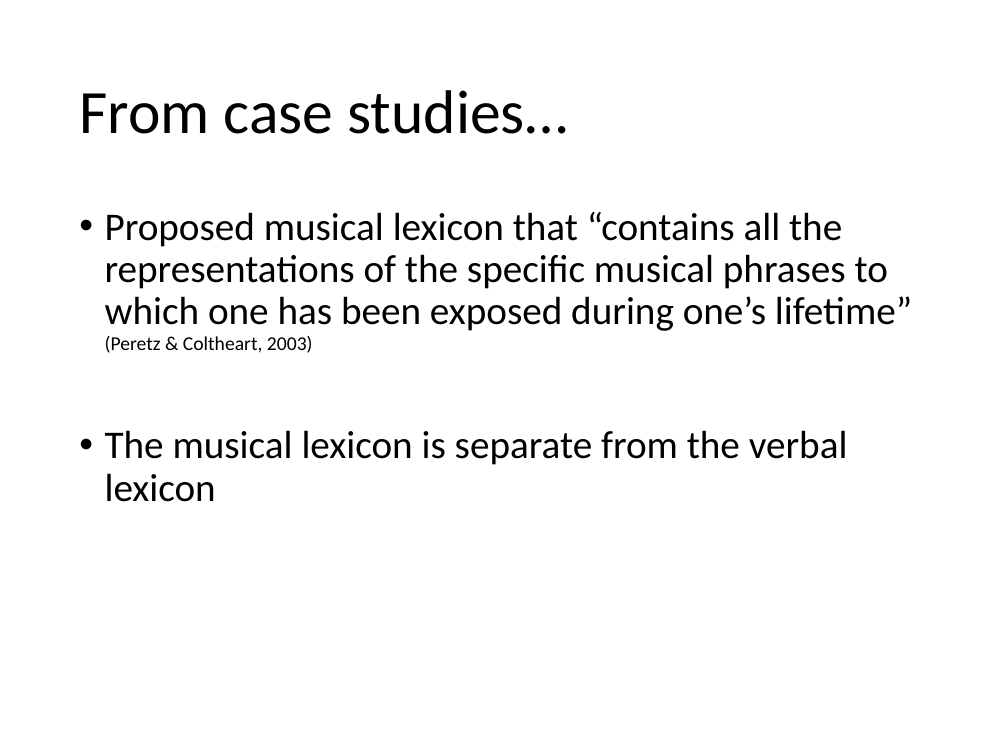
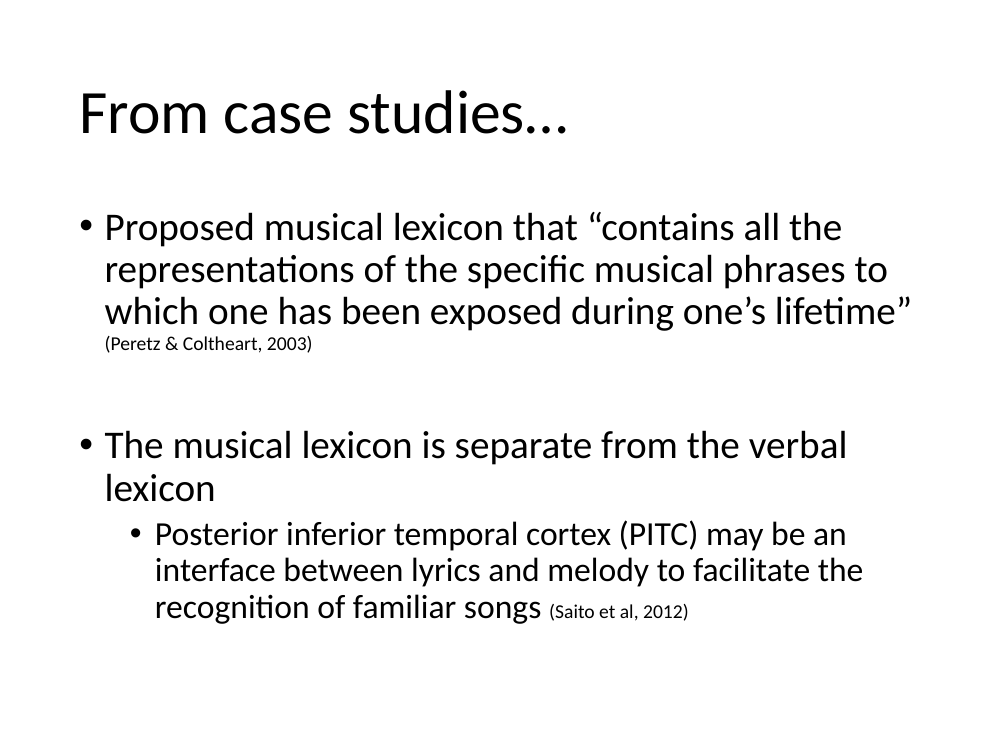
Before and after one commit to asternin/PhDProject, a slide deck: slide 3 of Meetings/2017.05.10-Grahn+KohlerPresentation.pptx. Drawn at 1008x756 pixels with LibreOffice and Linux fonts; fonts in the diff are those of the drawing. Boxes give left, top, right and bottom in pixels: in the first picture for what was removed or moved away, otherwise in the second. Text is boxed around its words. In the diff, an @@ line names an element or a change of style, - is before the commit and + after.

```diff
--- a/Meetings/2017.05.10-Grahn+KohlerPresentation.pptx
+++ b/Meetings/2017.05.10-Grahn+KohlerPresentation.pptx
@@ text at [155,520,864,624]: paragraph added @@
+  • Posterior inferior temporal cortex (PITC) may be an interface between lyrics and melody to facilitate the recognition of familiar songs (Saito et al, 2012)
```
Also in this commit, not shown: 7 other slides changed, 1 slide added.
